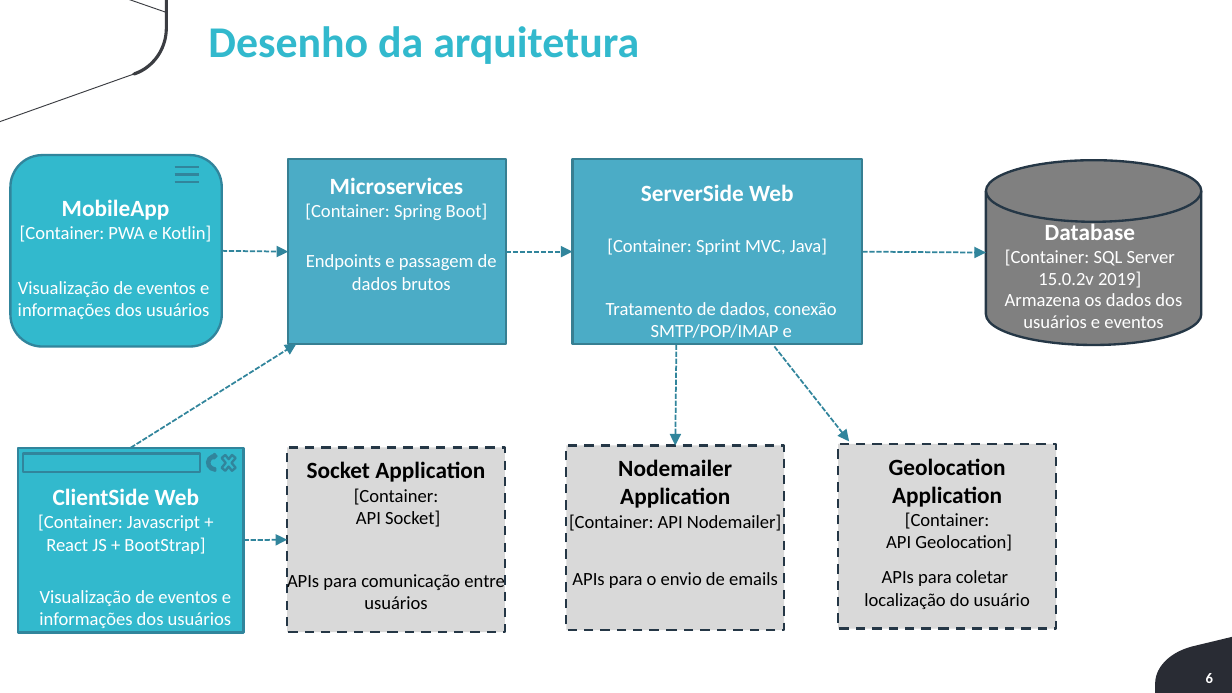
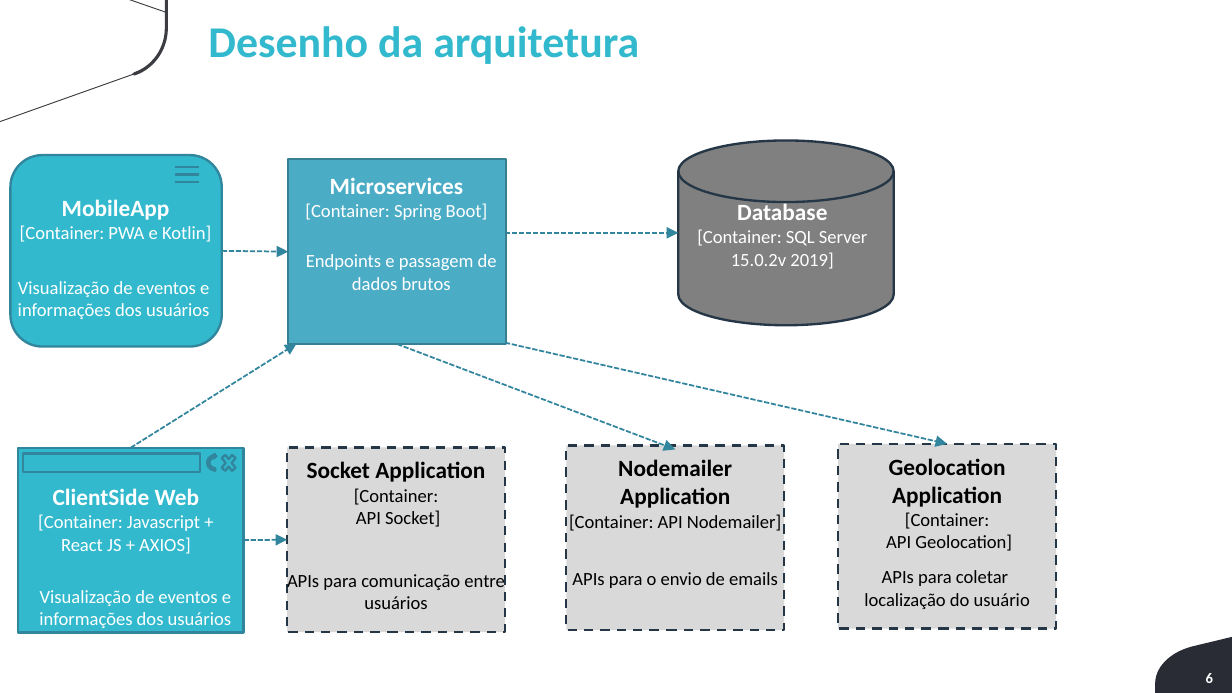
Before and after one commit to fekling/Knowu-Grupo5, a slide deck: slide 6 of documentacao/Arquitetura de Software/Arquitetura de Software - Know.pptx. Drawn at 1232x693 pixels with LibreOffice and Linux fonts; fonts in the diff are those of the drawing; background and template pictures are left out. Boxes give left, top, right and bottom in pixels: in the first picture for what was removed or moved away, otherwise in the second. Text is boxed around its words. In the diff, an @@ line names an element or a change of style, - is before the commit and + after.

```diff
--- a/documentacao/Arquitetura de Software/Arquitetura de Software - Know.pptx
+++ b/documentacao/Arquitetura de Software/Arquitetura de Software - Know.pptx
@@ cylinder: place and size @@
-cylinder at (986,160,1201,344)
+cylinder at (678,141,893,325)
@@ rectangle removed at (572,159,862,344) @@
@@ text removed at (607,184,827,255) @@
-ServerSide Web
-[Container: Sprint MVC, Java]
@@ text "Database": place and size @@
-text "Database" at (1005,220,1175,288)
+text "Database" at (697,200,867,269)
@@ arrow moved from (862, 251) - (986, 252) to (505, 233) - (678, 233) @@
@@ arrow removed from (506, 251) to (572, 251) @@
@@ text removed at (606,302,837,366) @@
-Tratamento de dados, conexão SMTP/POP/IMAP e autenticação/token
@@ arrow moved from (676, 344) - (676, 446) to (397, 344) - (676, 449) @@
@@ arrow moved from (774, 346) - (849, 442) to (505, 343) - (947, 444) @@
@@ text at (38,514,200,554): text changed @@
-[Container: Javascript + React JS + BootStrap]
+[Container: Javascript + React JS + AXIOS]
```
Also in this commit, not shown: 2 other files.
